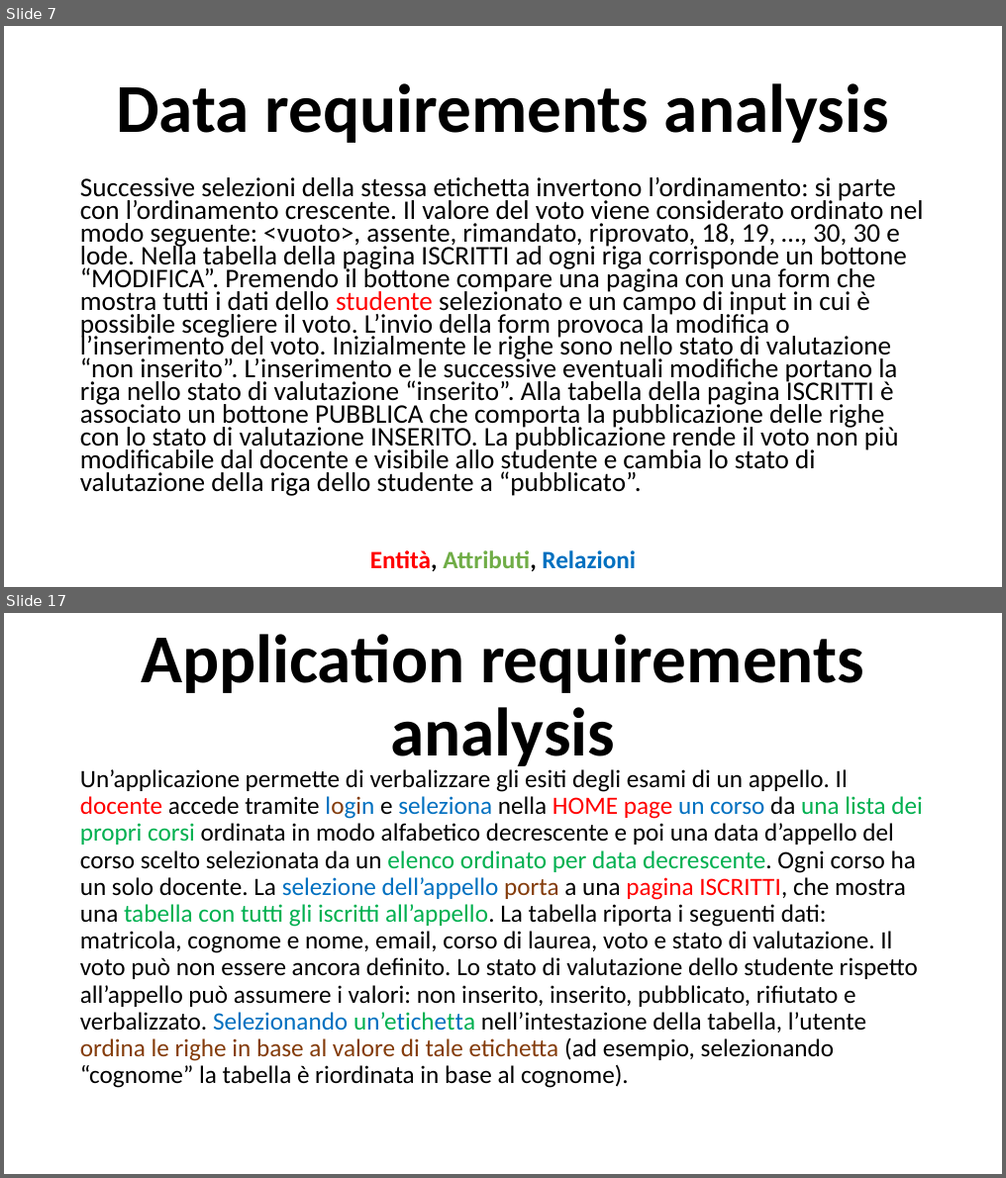
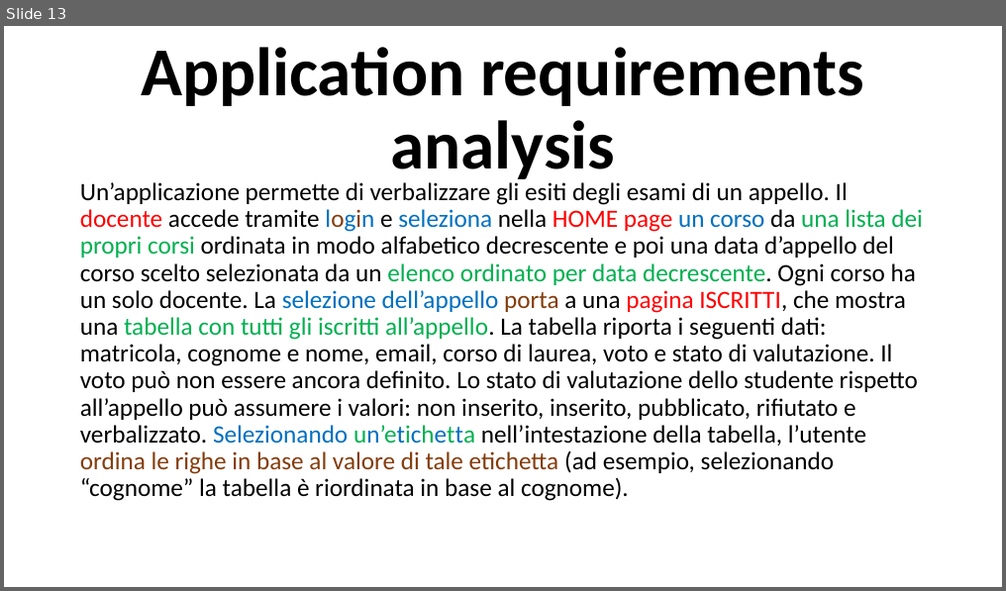
Before and after one commit to LucaTosetti01/ProgettoTIW, a slide deck: PresentazioneProgetto.pptx. Shown one above the other, each under a label of ours: slides 7 and 17 before the commit, slide 13 after it; the slides between them are not shown. The pictures are 1006x1178 and 1006x591 pixels, drawn with LibreOffice and Linux fonts; fonts in the diff are those of the drawing. Boxes give left, top, right and bottom in pixels: in the first picture for what was removed or moved away, otherwise in the second. Text is boxed around its words. In the diff, an @@ line names an element or a change of style, - is before the commit and + after.

Commit message:
Inizio documentazione
Scritta la documentazione della traccia, completamento specifiche, analisi requisiti DB, schema ER (da modificare), schema DB

```diff
--- a/PresentazioneProgetto.pptx
+++ b/PresentazioneProgetto.pptx
@@ slide 7 removed at (x1=4, y1=26, x2=1002, y2=587), background #FFFFFF @@
@@ title removed at (x1=116, y1=83, x2=889, y2=143) @@
-Data requirements analysis
@@ text removed at (x1=80, y1=177, x2=923, y2=496) @@
-Successive selezioni della stessa etichetta invertono l’ordinamento: si parte con l’ordinamento crescente. Il valore del voto viene considerato ordinato nel modo seguente: <vuoto>, assente, rimandato, riprovato, 18, 19, …, 30, 30 e lode. Nella tabella della pagina ISCRITTI ad ogni riga corrisponde un bottone “MODIFICA”. Premendo il bottone compare una pagina con una form che mostra tutti i dati dello studente selezionato e un campo di input in cui è possibile scegliere il voto. L’invio della form provoca la modifica o l’inserimento del voto. Inizialmente le righe sono nello stato di valutazione “non inserito”. L’inserimento e le successive eventuali modifiche portano la riga nello stato di valutazione “inserito”. Alla tabella della pagina ISCRITTI è associato un bottone PUBBLICA che comporta la pubblicazione delle righe con lo stato di valutazione INSERITO. La pubblicazione rende il voto non più modificabile dal docente e visibile allo studente e cambia lo stato di valutazione della riga dello studente a “pubblicato”.
@@ text removed at (x1=370, y1=551, x2=636, y2=572) @@
-Entità, Attributi, Relazioni
@@ what was slide 17 is now slide 13 @@
```
Also in this commit, not shown: 10 slides changed, 2 slides added, 5 other slides removed, 2 other files.
